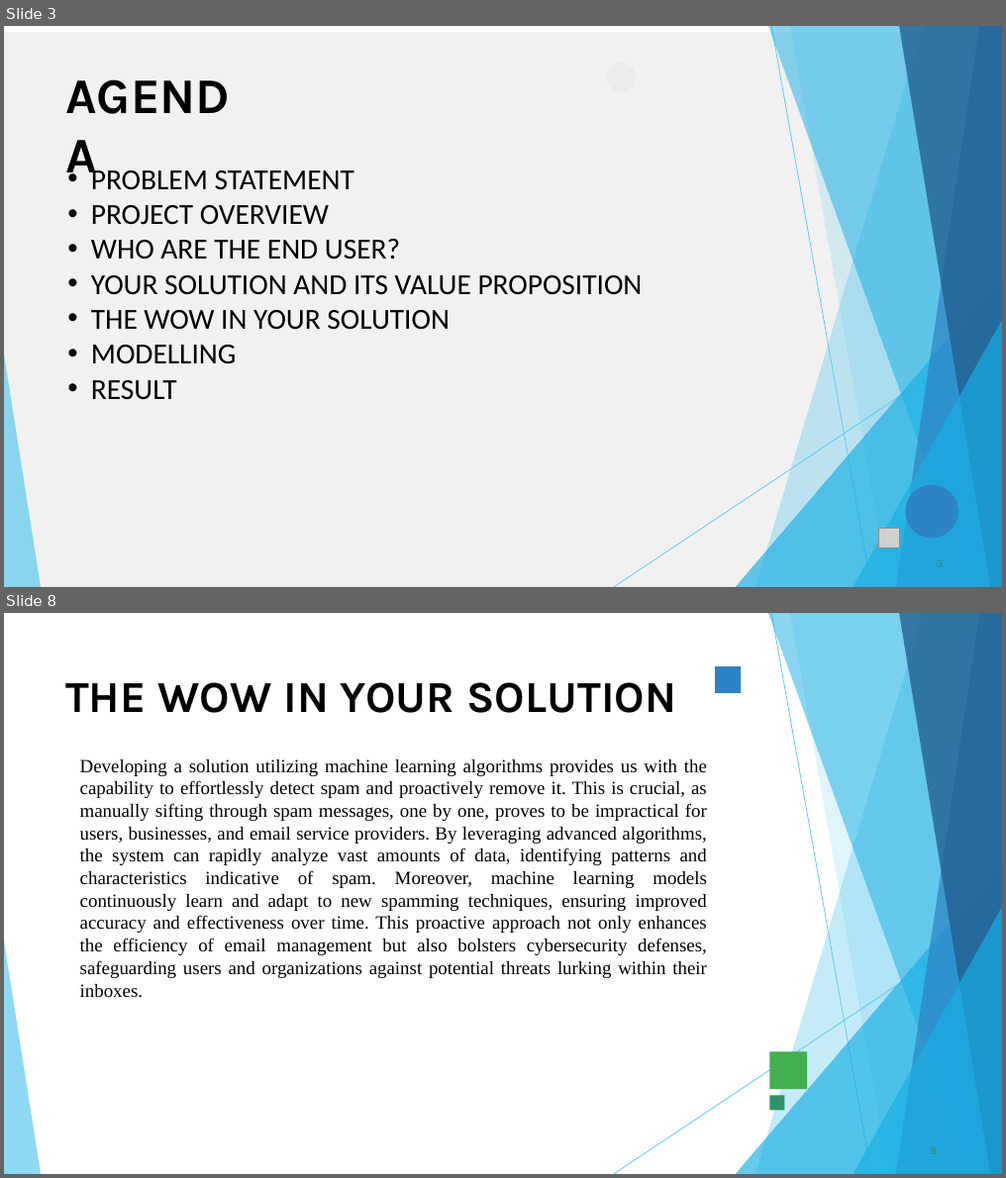
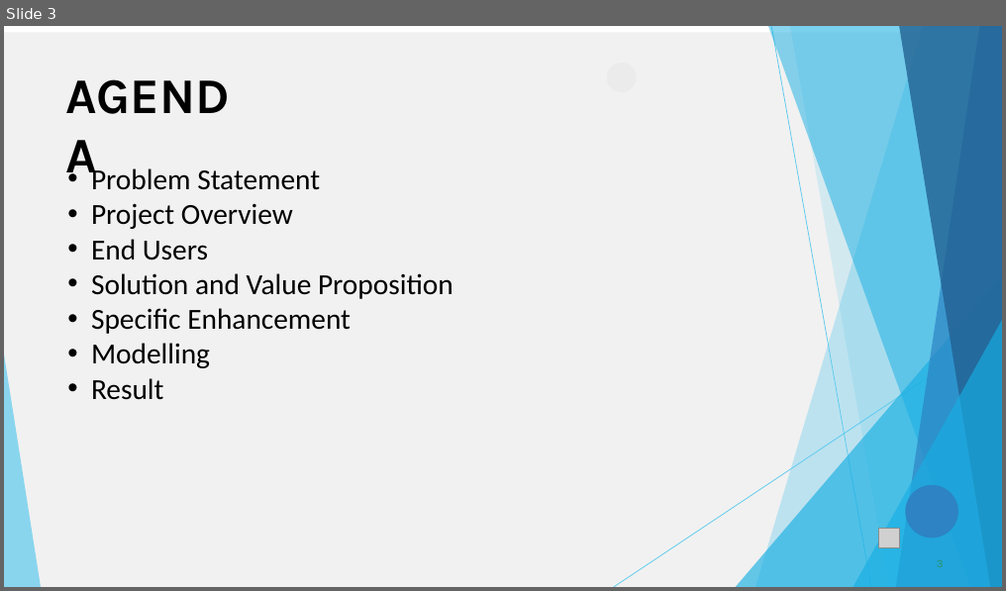
Before and after one commit to Rishika-1202/TNSDC_Generative-AI, a slide deck: SPAM_CLASSIFIER.pptx. Shown one above the other, each under a label of ours: slides 3 and 8 before the commit, slide 3 after it; the slides between them are not shown. The pictures are 1006x1178 and 1006x591 pixels, drawn with LibreOffice and Linux fonts; fonts in the diff are those of the drawing; grey boxes stand for pictures. Boxes give left, top, right and bottom in pixels: in the first picture for what was removed or moved away, otherwise in the second. Text is boxed around its words. In the diff, an @@ line names an element or a change of style, - is before the commit and + after.

```diff
--- a/SPAM_CLASSIFIER.pptx
+++ b/SPAM_CLASSIFIER.pptx
@@ slide 8 removed at [4,613,1002,1174], background #FFFFFF @@
@@ freeform shape removed at [755,613,1002,1174] @@
@@ freeform shape removed at [768,613,1002,1174] @@
@@ freeform shape removed at [772,614,871,1174] @@
@@ freeform shape removed at [790,613,1002,1174] @@
@@ freeform shape removed at [896,613,1002,1174] @@
@@ freeform shape removed at [899,613,1002,1174] @@
@@ freeform shape removed at [715,666,741,693] @@
@@ title removed at [65,682,677,713] @@
-THE WOW IN YOUR SOLUTION
@@ text removed at [80,760,707,998] @@
-Developing a solution utilizing machine learning algorithms provides us with the capability to effortlessly detect spam and proactively remove it. This is crucial, as manually sifting through spam messages, one by one, proves to be impractical for users, businesses, and email service providers. By leveraging advanced algorithms, the system can rapidly analyze vast amounts of data, identifying patterns and characteristics indicative of spam. Moreover, machine learning models continuously learn and adapt to new spamming techniques, ensuring improved accuracy and effectiveness over time. This proactive approach not only enhances the efficiency of email management but also bolsters cybersecurity defenses, safeguarding users and organizations against potential threats lurking within their inboxes.
@@ freeform shape removed at [736,862,1002,1174] @@
@@ freeform shape removed at [853,907,1002,1174] @@
@@ freeform shape removed at [614,916,1002,1174] @@
@@ freeform shape removed at [4,942,41,1174] @@
@@ freeform shape removed at [770,1052,807,1089] @@
@@ freeform shape removed at [770,1096,785,1111] @@
@@ slide 3 changed as well @@
@@ text at [91,165,453,400]: text changed @@
-• PROBLEM STATEMENT
-• PROJECT OVERVIEW
-• WHO ARE THE END USER?
-• YOUR SOLUTION AND ITS VALUE PROPOSITION
-• THE WOW IN YOUR SOLUTION
-• MODELLING
-• RESULT
+• Problem Statement
+• Project Overview
+• End Users
+• Solution and Value Proposition
+• Specific Enhancement
+• Modelling
+• Result
```
Also in this commit, not shown: 6 other slides changed, 5 slides added, 2 other slides removed.
